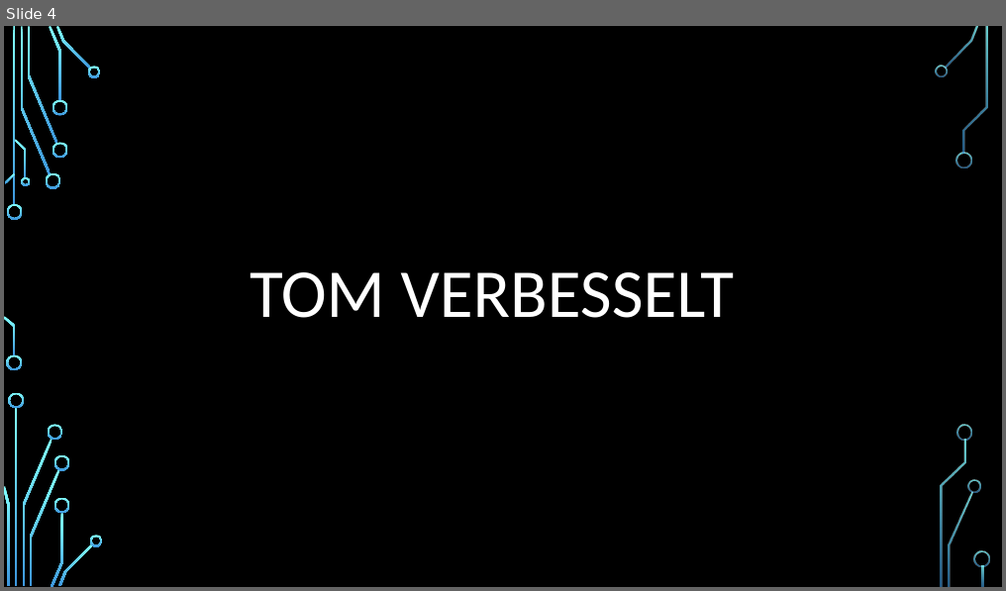
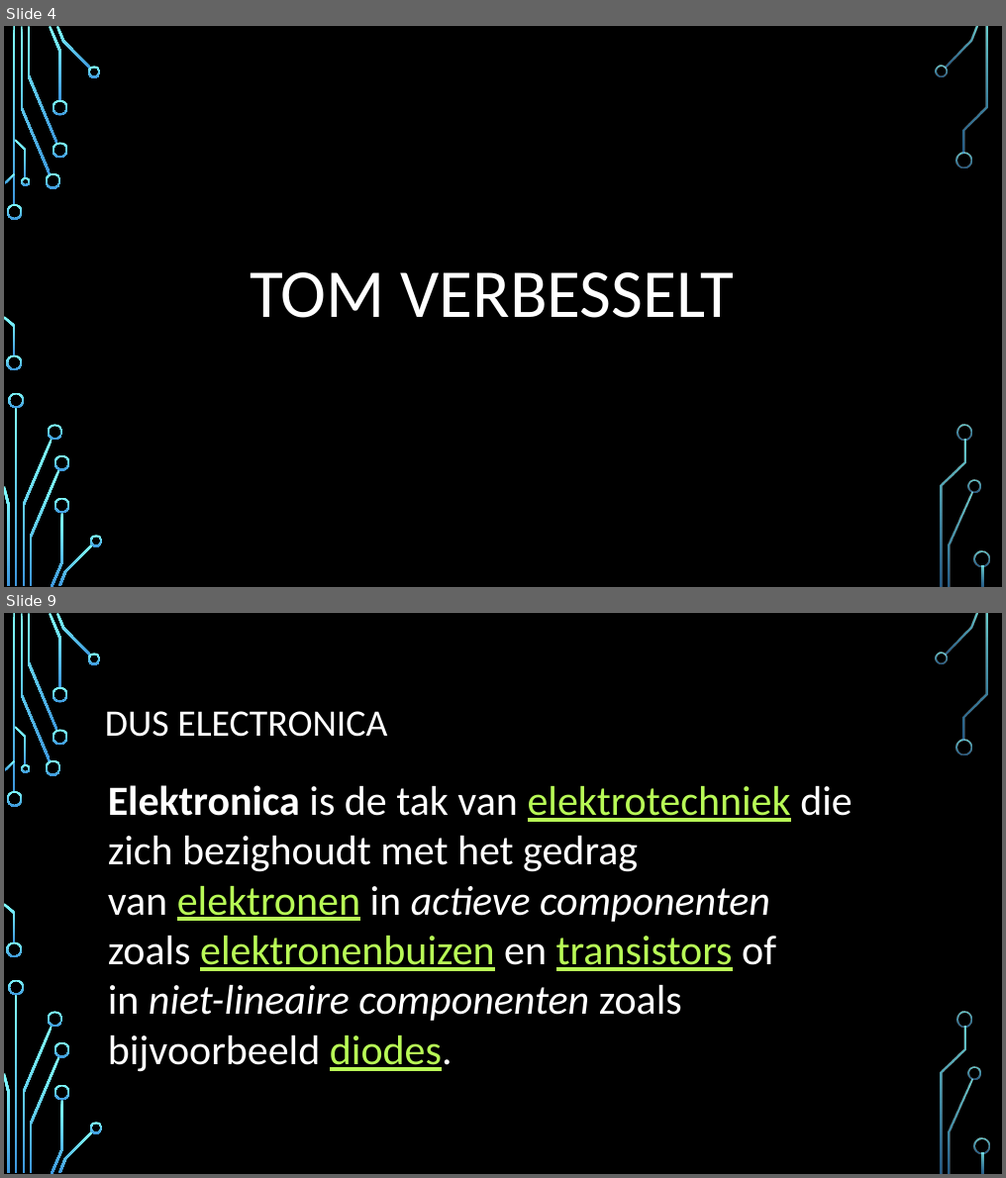
Before and after one commit to tverbesselt/workshop-Electronics-and-arduino, a slide deck: presentaties/Workshop electronics & arduino.pptx. Shown one above the other, each under a label of ours: slide 4 before the commit, slides 4 and 9 after it; the slides between them are not shown. The pictures are 1006x591 and 1006x1178 pixels, drawn with LibreOffice and Linux fonts; fonts in the diff are those of the drawing; background and template pictures are left out. Boxes give left, top, right and bottom in pixels: in the first picture for what was removed or moved away, otherwise in the second. Text is boxed around its words. In the diff, an @@ line names an element or a change of style, - is before the commit and + after.

```diff
--- a/presentaties/Workshop electronics & arduino.pptx
+++ b/presentaties/Workshop electronics & arduino.pptx
@@ slide 9 added at [4,613,1002,1174], background picture (left out); not listed: 36 template elements that a slide beside it also shows @@
@@ title added at [105,711,387,737], 36 pt, text #FFFFFF @@
+DUS ELECTRONICA
@@ text added at [108,785,852,1021], 40 pt, text #FFFFFF @@
+Elektronica is de tak van elektrotechniek die zich bezighoudt met het gedrag van elektronen in actieve componenten zoals elektronenbuizen en transistors of in niet-lineaire componenten zoals bijvoorbeeld diodes.
```
Also in this commit, not shown: 1 slide changed, 4 other slides added, 2 slides removed.
